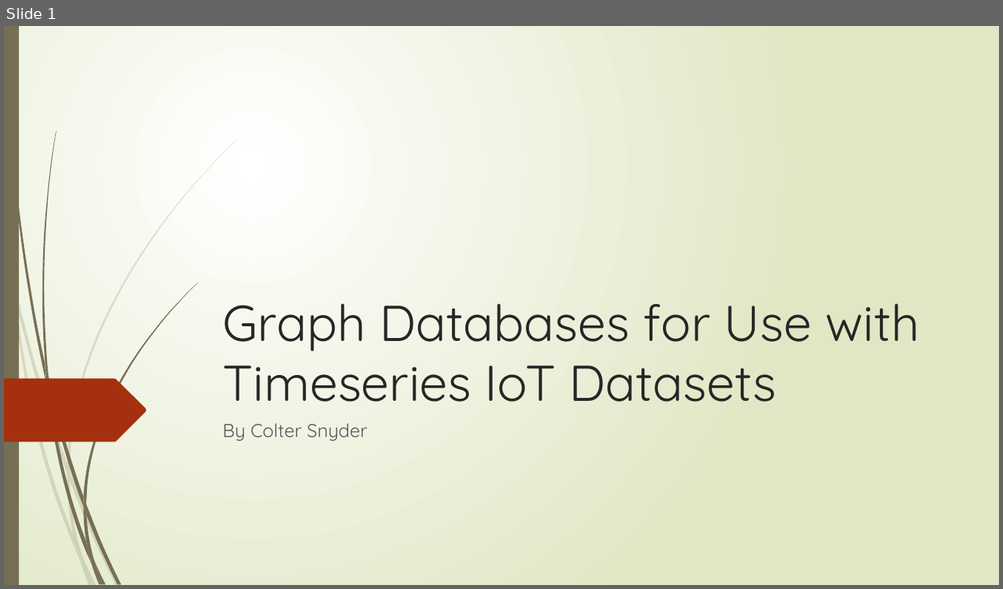
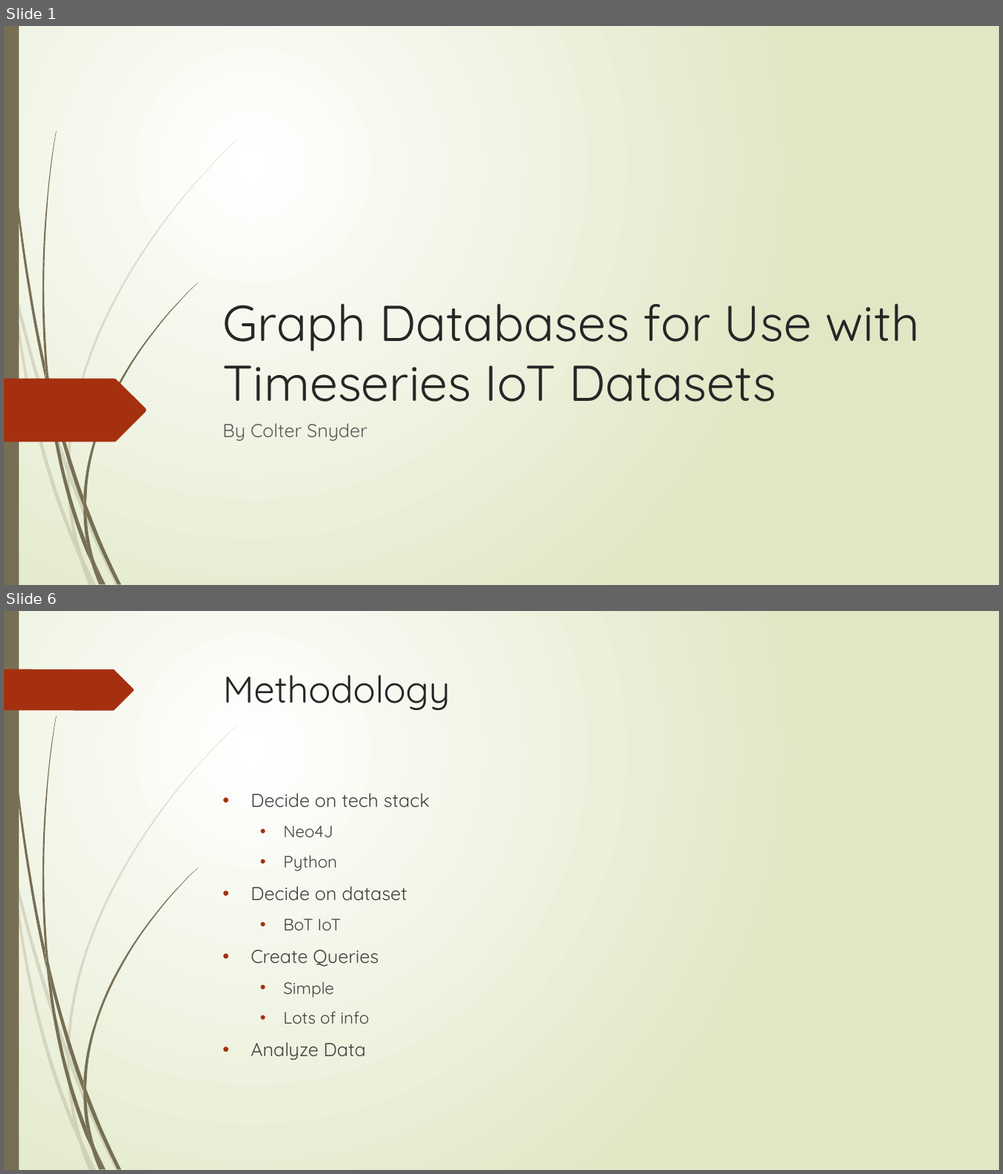
Before and after one commit to coltersnyder/CSCI598BFinalProject, a slide deck: FinalPresentation.pptx. Shown one above the other, each under a label of ours: slide 1 before the commit, slides 1 and 6 after it; the slides between them are not shown. The pictures are 1003x589 and 1003x1174 pixels, drawn with LibreOffice and Linux fonts; fonts in the diff are those of the drawing. Boxes give left, top, right and bottom in pixels: in the first picture for what was removed or moved away, otherwise in the second. Text is boxed around its words. In the diff, an @@ line names an element or a change of style, - is before the commit and + after.

```diff
--- a/FinalPresentation.pptx
+++ b/FinalPresentation.pptx
@@ slide 6 added at (4, 611, 999, 1170), background gradient #FFFFFF to #DFE8C4; not listed: 23 template elements that a slide beside it also shows @@
@@ freeform shape added at (4, 669, 134, 710), fill #A53010 @@
@@ title added at (223, 675, 450, 710), 36 pt, text #262626 @@
+Methodology
@@ text added at (250, 793, 430, 1060), 18 pt, text #404040 @@
+• Decide on tech stack
+  • Neo4J
+  • Python
+• Decide on dataset
+  • BoT IoT
+• Create Queries
+  • Simple
+  • Lots of info
+• Analyze Data
```
Also in this commit, not shown: 2 slides changed, 9 other slides added, 4 slides removed.
